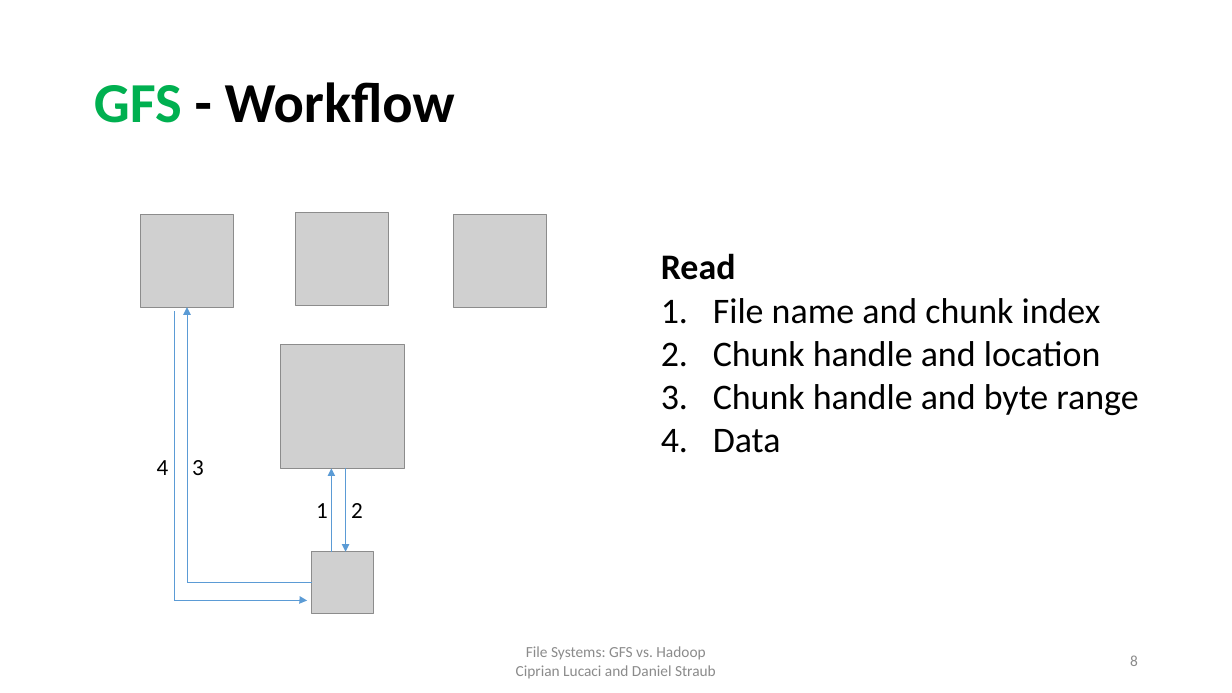
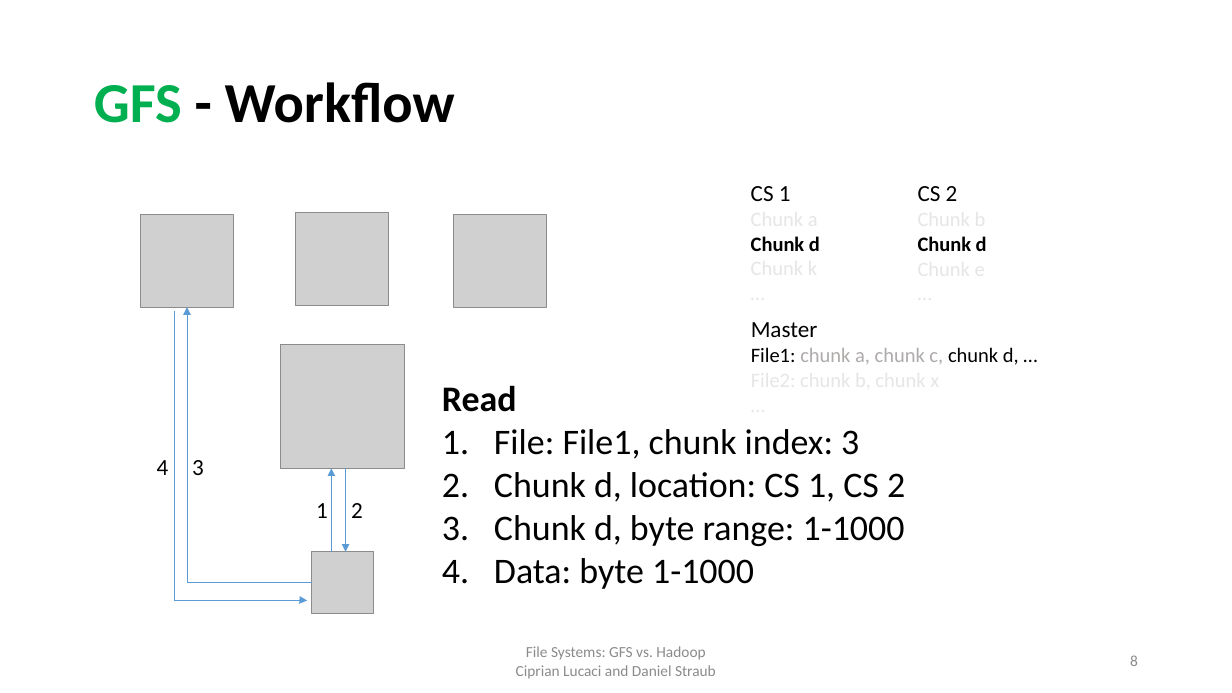
Before and after one commit to cipri7329/ss15-seminar, a slide deck: slide 8 of Presentation/DistributedFileSystems_Daniel.pptx. Drawn at 1232x693 pixels with LibreOffice and Linux fonts; fonts in the diff are those of the drawing; grey boxes stand for pictures; background and template pictures are left out. Boxes give left, top, right and bottom in pixels: in the first picture for what was removed or moved away, otherwise in the second. Text is boxed around its words. In the diff, an @@ line names an element or a change of style, - is before the commit and + after.

```diff
--- a/Presentation/DistributedFileSystems_Daniel.pptx
+++ b/Presentation/DistributedFileSystems_Daniel.pptx
@@ text added at bbox=[751, 186, 820, 251], 16 pt, text #E7E6E6 @@
+CS 1
+Chunk a
+Chunk d
+Chunk k
+…
@@ text added at bbox=[918, 186, 987, 251], 16 pt, text #E7E6E6 @@
+CS 2
+Chunk b
+Chunk d
+Chunk e
+…
@@ text added at bbox=[751, 322, 1019, 365], 16 pt, text #000000 @@
+Master
+File1: chunk a, chunk c, chunk d, …
+File2: chunk b, chunk x
+…
@@ text "Read": place and size @@
-text "Read" at bbox=[661, 253, 1138, 453]
+text "Read" at bbox=[442, 385, 905, 589]
@@ text at bbox=[494, 429, 905, 589]: text changed @@
-1. File name and chunk index
-2. Chunk handle and location
-3. Chunk handle and byte range
-4. Data
+1. File: File1, chunk index: 3
+2. Chunk d, location: CS 1, CS 2
+3. Chunk d, byte range: 1-1000
+4. Data: byte 1-1000
```
Also in this commit, not shown: 2 other slides changed, 2 other files.
